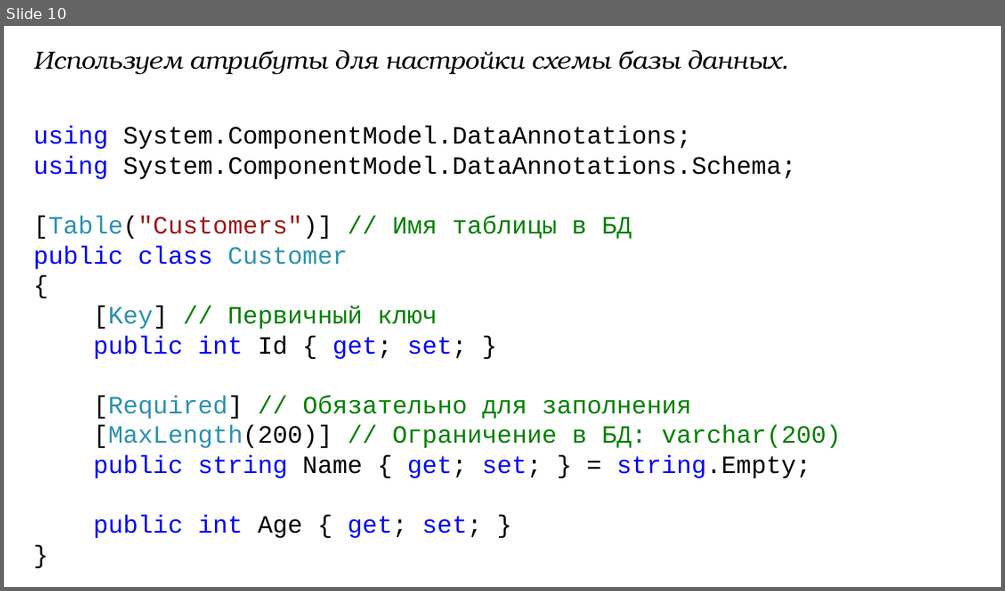
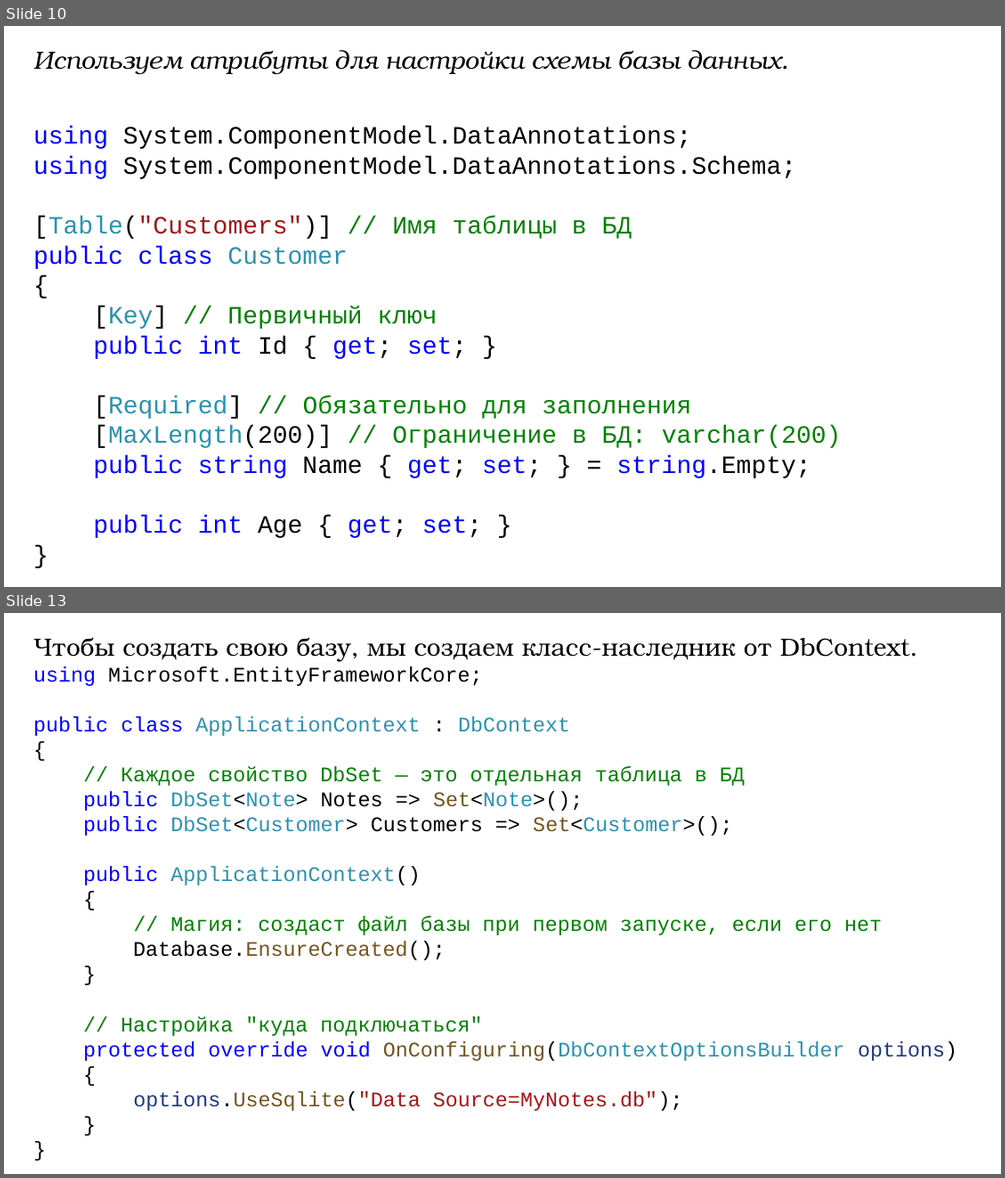
Before and after one commit to DaniilKlyukin/OOP-6, a slide deck: Лекции/ООП 2 лек 6.pptx. Shown one above the other, each under a label of ours: slide 10 before the commit, slides 10 and 13 after it; the slides between them are not shown. The pictures are 1005x591 and 1005x1178 pixels, drawn with LibreOffice and Linux fonts; fonts in the diff are those of the drawing. Boxes give left, top, right and bottom in pixels: in the first picture for what was removed or moved away, otherwise in the second. Text is boxed around its words. In the diff, an @@ line names an element or a change of style, - is before the commit and + after.

```diff
--- a/Лекции/ООП 2 лек 6.pptx
+++ b/Лекции/ООП 2 лек 6.pptx
@@ slide 13 added at box(4, 613, 1001, 1174), background #FFFFFF @@
@@ text added at box(33, 637, 957, 1111), 20 pt, text #000000 @@
+Чтобы создать свою базу, мы создаем класс-наследник от DbContext.
+using Microsoft.EntityFrameworkCore;
+public class ApplicationContext : DbContext
+{
+// Каждое свойство DbSet — это отдельная таблица в БД
+public DbSet<Note> Notes => Set<Note>();
+public DbSet<Customer> Customers => Set<Customer>();
+public ApplicationContext()
+{
+// Магия: создаст файл базы при первом запуске, если его нет
+Database.EnsureCreated();
+}
+// Настройка "куда подключаться"
+protected override void OnConfiguring(DbContextOptionsBuilder options)
+{
+options.UseSqlite("Data Source=MyNotes.db");
+}
+}
```
Also in this commit, not shown: 2 slides changed, 19 other slides added, 1 slide removed.
